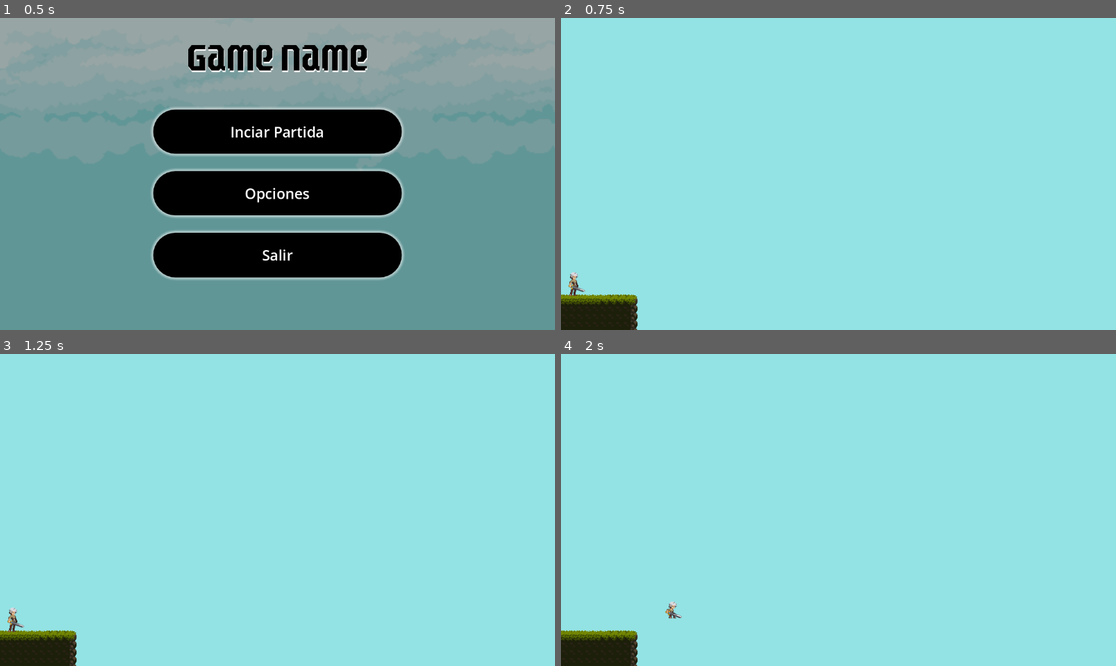
Above: before the commit, frames 1-4 (two rows, left to right).
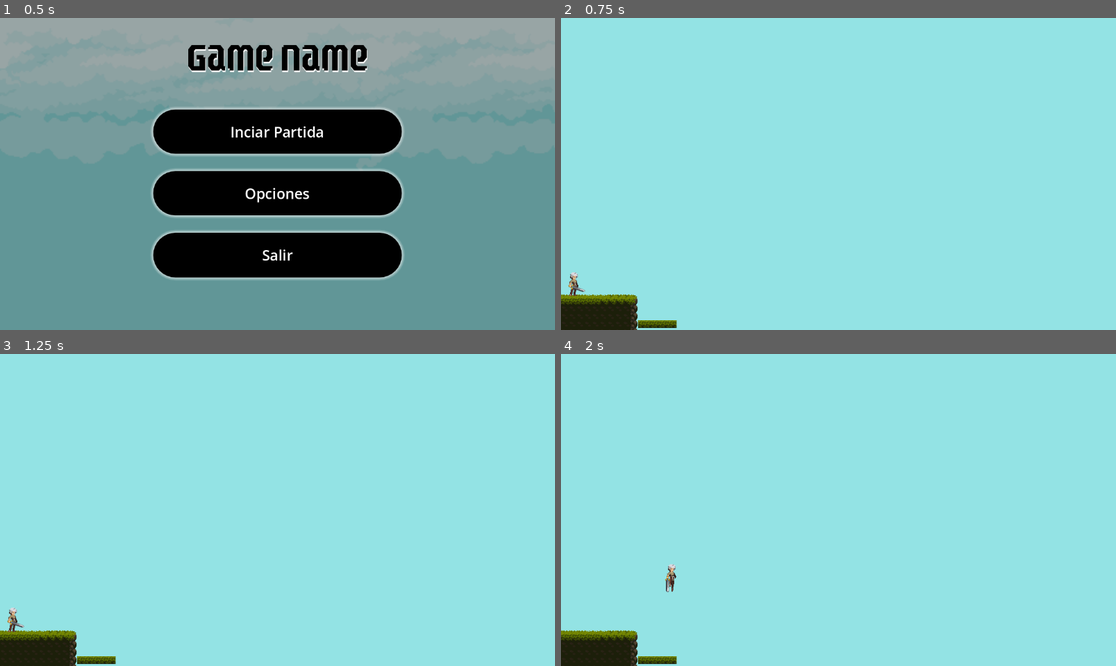
Above: after the commit, the same moments.

Repository: Marcos-Rama/PMDM
Game: Godot game, scene res://scenes/main_menu.tscn
Two runs of this game, one before a commit and one after it. Both use one fixed random seed, a clock stepped at 60 frames per second and the inputs below.
Inputs:
- Up to frame 1 (0.5 s): no input
- Up to frame 2 (0.75 s): click "Inciar Partida" at 0.5 s
- Up to frame 3 (1.25 s): no input
- Up to frame 4 (2 s): tap Enter (ui_accept) at 1.25, 1.35 s; hold Right (ui_right) from 1.28 s (still down); hold Space (Jump, bound only after the commit) from 1.28 s (still down)

Frame 1 is identical in both runs. In frame 2, 0.2% of the frame differs, in the area x 13-21%, y 96-100%; in frame 3, 0.2%; in frame 4, 0.4%, in the area x 13-22%, y 67-100%.

Commit message:
continuación de animaciones

Diff:
--- a/godot/Juego_Godot/raspano/project.godot
+++ b/godot/Juego_Godot/raspano/project.godot
@@ -14,3 +14,12 @@
 run/main_scene="res://scenes/main_menu.tscn"
 config/features=PackedStringArray("4.3", "Forward Plus")
 config/icon="res://icon.svg"
+
+[input]
+
+Jump={
+"deadzone": 0.5,
+"events": [Object(InputEventKey,"resource_local_to_scene":false,"resource_name":"","device":0,"window_id":0,"alt_pressed":false,"shift_pressed":false,"ctrl_pressed":false,"meta_pressed":false,"pressed":false,"keycode":0,"physical_keycode":32,"key_label":0,"unicode":0,"location":0,"echo":false,"script":null)
+, Object(InputEventKey,"resource_local_to_scene":false,"resource_name":"","device":0,"window_id":0,"alt_pressed":false,"shift_pressed":false,"ctrl_pressed":false,"meta_pressed":false,"pressed":false,"keycode":0,"physical_keycode":4194320,"key_label":0,"unicode":0,"location":0,"echo":false,"script":null)
+]
+}
--- a/godot/Juego_Godot/raspano/scenes/level1.tscn
+++ b/godot/Juego_Godot/raspano/scenes/level1.tscn
@@ -528,7 +528,7 @@
 texture_filter = 1
 tile_set = SubResource("TileSet_37aow")
 format = 2
-layer_0/tile_data = PackedInt32Array(1769436, 65536, 2, 1703 …(2417 unchanged characters)… , 1703909, 262144, 2, 1769445, 262144, 2)
+layer_0/tile_data = PackedInt32Array(1769436, 65536, 2, 1703 …(2417 unchanged characters)… , 1703909, 262144, 2, 1769445, 262144, 2, 1310694, 65536, 1, 1310695, 65536, 1, 1310696, 65536, 1, 1310697, 65536, 1, 1310698, 65536, 1)
 
 [node name="CharacterBody2D" parent="." instance=ExtResource("3_k108c")]
 position = Vector2(-550, 224)
--- a/godot/Juego_Godot/raspano/scenes/main_character.gd
+++ b/godot/Juego_Godot/raspano/scenes/main_character.gd
@@ -6,19 +6,27 @@
 @onready var animation_main_char = $AnimatedSprite2D
 
 func _physics_process(delta: float) -> void:
-	#Animations
-	if (velocity.x > 1 || velocity.x < -1):
-		animation_main_char.animation = "run"
+
+	if is_on_floor():
+		if velocity.x > 1 or velocity.x < -1:
+			animation_main_char.animation = "run"
+		else:
+			animation_main_char.animation = "idle"
+	elif Input.is_action_pressed("Jump"):
+		velocity.y = JUMP_VELOCITY
+		animation_main_char.animation = "jump_up"
+
 	else:
-		animation_main_char.animation = "idle"
-	# Add the gravity.
+		if velocity.y > 0.0:
+			animation_main_char.animation = "jump_down"
+		else:
+			animation_main_char.animation = "jump_up"
 	if not is_on_floor():
 		velocity += get_gravity() * delta
-		animation_main_char.animation = "Jump"
 
 	# Handle jump.
-	if Input.is_action_just_pressed("ui_accept") and is_on_floor():
-		velocity.y = JUMP_VELOCITY
+
+
 
 	# Get the input direction and handle the movement/deceleration.
 	# As good practice, you should replace UI actions with custom gameplay actions.
--- a/godot/Juego_Godot/raspano/scenes/main_character.tscn
+++ b/godot/Juego_Godot/raspano/scenes/main_character.tscn
@@ -9,81 +9,77 @@
 radius = 12.0
 height = 56.0
 
-[sub_resource type="AtlasTexture" id="AtlasTexture_1h4ct"]
-atlas = ExtResource("2_tpfvp")
-region = Rect2(0, 0, 64, 64)
-
-[sub_resource type="AtlasTexture" id="AtlasTexture_s14rb"]
+[sub_resource type="AtlasTexture" id="AtlasTexture_dc215"]
+atlas = ExtResource("2_rc0mv")
+region = Rect2(0, 0, 64, 80)
+
+[sub_resource type="AtlasTexture" id="AtlasTexture_3vr2m"]
+atlas = ExtResource("2_rc0mv")
+region = Rect2(64, 0, 64, 80)
+
+[sub_resource type="AtlasTexture" id="AtlasTexture_hmlrf"]
+atlas = ExtResource("2_rc0mv")
+region = Rect2(128, 0, 64, 80)
+
+[sub_resource type="AtlasTexture" id="AtlasTexture_6f3r0"]
+atlas = ExtResource("2_rc0mv")
+region = Rect2(192, 0, 64, 80)
+
+[sub_resource type="AtlasTexture" id="AtlasTexture_aaw7y"]
+atlas = ExtResource("2_tpfvp")
+region = Rect2(384, 0, 64, 64)
+
+[sub_resource type="AtlasTexture" id="AtlasTexture_n0b45"]
+atlas = ExtResource("2_tpfvp")
+region = Rect2(448, 0, 64, 64)
+
+[sub_resource type="AtlasTexture" id="AtlasTexture_lof6h"]
+atlas = ExtResource("2_tpfvp")
+region = Rect2(512, 0, 64, 64)
+
+[sub_resource type="AtlasTexture" id="AtlasTexture_7bycj"]
+atlas = ExtResource("2_tpfvp")
+region = Rect2(576, 0, 64, 64)
+
+[sub_resource type="AtlasTexture" id="AtlasTexture_gdgnq"]
+atlas = ExtResource("2_tpfvp")
+region = Rect2(640, 0, 64, 64)
+
+[sub_resource type="AtlasTexture" id="AtlasTexture_mh6a0"]
+atlas = ExtResource("2_tpfvp")
+region = Rect2(704, 0, 64, 64)
+
+[sub_resource type="AtlasTexture" id="AtlasTexture_588pr"]
+atlas = ExtResource("2_tpfvp")
+region = Rect2(768, 0, 64, 64)
+
+[sub_resource type="AtlasTexture" id="AtlasTexture_1pkni"]
+atlas = ExtResource("2_tpfvp")
+region = Rect2(832, 0, 64, 64)
+
+[sub_resource type="AtlasTexture" id="AtlasTexture_ghla6"]
+atlas = ExtResource("2_tpfvp")
+region = Rect2(896, 0, 64, 64)
+
+[sub_resource type="AtlasTexture" id="AtlasTexture_i06tg"]
 atlas = ExtResource("2_tpfvp")
 region = Rect2(64, 0, 64, 64)
 
-[sub_resource type="AtlasTexture" id="AtlasTexture_ly68p"]
+[sub_resource type="AtlasTexture" id="AtlasTexture_pd1eb"]
 atlas = ExtResource("2_tpfvp")
 region = Rect2(128, 0, 64, 64)
 
-[sub_resource type="AtlasTexture" id="AtlasTexture_rrhoq"]
+[sub_resource type="AtlasTexture" id="AtlasTexture_nqsan"]
 atlas = ExtResource("2_tpfvp")
 region = Rect2(192, 0, 64, 64)
 
-[sub_resource type="AtlasTexture" id="AtlasTexture_u6nf6"]
+[sub_resource type="AtlasTexture" id="AtlasTexture_18fh5"]
 atlas = ExtResource("2_tpfvp")
 region = Rect2(256, 0, 64, 64)
 
-[sub_resource type="AtlasTexture" id="AtlasTexture_sntf8"]
+[sub_resource type="AtlasTexture" id="AtlasTexture_3v0kl"]
 atlas = ExtResource("2_tpfvp")
 region = Rect2(320, 0, 64, 64)
-
-[sub_resource type="AtlasTexture" id="AtlasTexture_tq122"]
-atlas = ExtResource("2_tpfvp")
-region = Rect2(384, 0, 64, 64)
-
-[sub_resource type="AtlasTexture" id="AtlasTexture_qkoq2"]
-atlas = ExtResource("2_tpfvp")
-region = Rect2(448, 0, 64, 64)
-
-[sub_resource type="AtlasTexture" id="AtlasTexture_gy3fg"]
-atlas = ExtResource("2_tpfvp")
-region = Rect2(512, 0, 64, 64)
-
-[sub_resource type="AtlasTexture" id="AtlasTexture_kgkmt"]
-atlas = ExtResource("2_tpfvp")
-region = Rect2(576, 0, 64, 64)
-
-[sub_resource type="AtlasTexture" id="AtlasTexture_x5xbd"]
-atlas = ExtResource("2_tpfvp")
-region = Rect2(640, 0, 64, 64)
-
-[sub_resource type="AtlasTexture" id="AtlasTexture_vje5s"]
-atlas = ExtResource("2_tpfvp")
-region = Rect2(704, 0, 64, 64)
-
-[sub_resource type="AtlasTexture" id="AtlasTexture_tuxaf"]
-atlas = ExtResource("2_tpfvp")
-region = Rect2(768, 0, 64, 64)
-
-[sub_resource type="AtlasTexture" id="AtlasTexture_e4ge2"]
-atlas = ExtResource("2_tpfvp")
-region = Rect2(832, 0, 64, 64)
-
-[sub_resource type="AtlasTexture" id="AtlasTexture_qke11"]
-atlas = ExtResource("2_tpfvp")
-region = Rect2(896, 0, 64, 64)
-
-[sub_resource type="AtlasTexture" id="AtlasTexture_dc215"]
-atlas = ExtResource("2_rc0mv")
-region = Rect2(0, 0, 64, 80)
-
-[sub_resource type="AtlasTexture" id="AtlasTexture_3vr2m"]
-atlas = ExtResource("2_rc0mv")
-region = Rect2(64, 0, 64, 80)
-
-[sub_resource type="AtlasTexture" id="AtlasTexture_hmlrf"]
-atlas = ExtResource("2_rc0mv")
-region = Rect2(128, 0, 64, 80)
-
-[sub_resource type="AtlasTexture" id="AtlasTexture_6f3r0"]
-atlas = ExtResource("2_rc0mv")
-region = Rect2(192, 0, 64, 80)
 
 [sub_resource type="AtlasTexture" id="AtlasTexture_wr6hc"]
 atlas = ExtResource("4_d1vky")
@@ -121,56 +117,6 @@
 animations = [{
 "frames": [{
 "duration": 1.0,
-"texture": SubResource("AtlasTexture_1h4ct")
-}, {
-"duration": 1.0,
-"texture": SubResource("AtlasTexture_s14rb")
-}, {
-"duration": 1.0,
-"texture": SubResource("AtlasTexture_ly68p")
-}, {
-"duration": 1.0,
-"texture": SubResource("AtlasTexture_rrhoq")
-}, {
-"duration": 1.0,
-"texture": SubResource("AtlasTexture_u6nf6")
-}, {
-"duration": 1.0,
-"texture": SubResource("AtlasTexture_sntf8")
-}, {
-"duration": 1.0,
-"texture": SubResource("AtlasTexture_tq122")
-}, {
-"duration": 1.0,
-"texture": SubResource("AtlasTexture_qkoq2")
-}, {
-"duration": 1.0,
-"texture": SubResource("AtlasTexture_gy3fg")
-}, {
-"duration": 1.0,
-"texture": SubResource("AtlasTexture_kgkmt")
-}, {
-"duration": 1.0,
-"texture": SubResource("AtlasTexture_x5xbd")
-}, {
-"duration": 1.0,
-"texture": SubResource("AtlasTexture_vje5s")
-}, {
-"duration": 1.0,
-"texture": SubResource("AtlasTexture_tuxaf")
-}, {
-"duration": 1.0,
-"texture": SubResource("AtlasTexture_e4ge2")
-}, {
-"duration": 1.0,
-"texture": SubResource("AtlasTexture_qke11")
-}],
-"loop": true,
-"name": &"Jump",
-"speed": 10.0
-}, {
-"frames": [{
-"duration": 1.0,
 "texture": SubResource("AtlasTexture_dc215")
 }, {
 "duration": 1.0,
@@ -184,6 +130,58 @@
 }],
 "loop": true,
 "name": &"idle",
+"speed": 5.0
+}, {
+"frames": [{
+"duration": 0.7,
+"texture": SubResource("AtlasTexture_aaw7y")
+}, {
+"duration": 1.0,
+"texture": SubResource("AtlasTexture_n0b45")
+}, {
+"duration": 1.0,
+"texture": SubResource("AtlasTexture_lof6h")
+}, {
+"duration": 1.0,
+"texture": SubResource("AtlasTexture_7bycj")
+}, {
+"duration": 1.0,
+"texture": SubResource("AtlasTexture_gdgnq")
+}, {
+"duration": 1.0,
+"texture": SubResource("AtlasTexture_mh6a0")
+}, {
+"duration": 1.0,
+"texture": SubResource("AtlasTexture_588pr")
+}, {
+"duration": 1.0,
+"texture": SubResource("AtlasTexture_1pkni")
+}, {
+"duration": 1.0,
+"texture": SubResource("AtlasTexture_ghla6")
+}],
+"loop": true,
+"name": &"jump_down",
+"speed": 7.0
+}, {
+"frames": [{
+"duration": 1.0,
+"texture": SubResource("AtlasTexture_i06tg")
+}, {
+"duration": 1.0,
+"texture": SubResource("AtlasTexture_pd1eb")
+}, {
+"duration": 1.0,
+"texture": SubResource("AtlasTexture_nqsan")
+}, {
+"duration": 1.0,
+"texture": SubResource("AtlasTexture_18fh5")
+}, {
+"duration": 1.0,
+"texture": SubResource("AtlasTexture_3v0kl")
+}],
+"loop": true,
+"name": &"jump_up",
 "speed": 5.0
 }, {
 "frames": [{
@@ -227,6 +225,6 @@
 position = Vector2(0, 0.5)
 scale = Vector2(1, 1.0125)
 sprite_frames = SubResource("SpriteFrames_06xe2")
-animation = &"Jump"
+animation = &"jump_up"
 autoplay = "idle"
-frame_progress = 0.768959
+frame_progress = 0.418762
Not shown: 1 places in godot/Juego_Godot/raspano/scenes/main_character.tscn that only renumber resources
